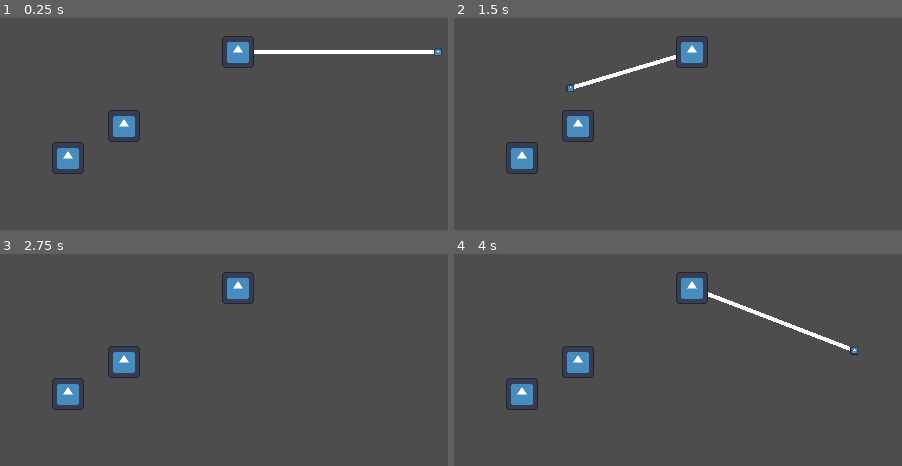
Above: before the commit, frames 1-4 (two rows, left to right).
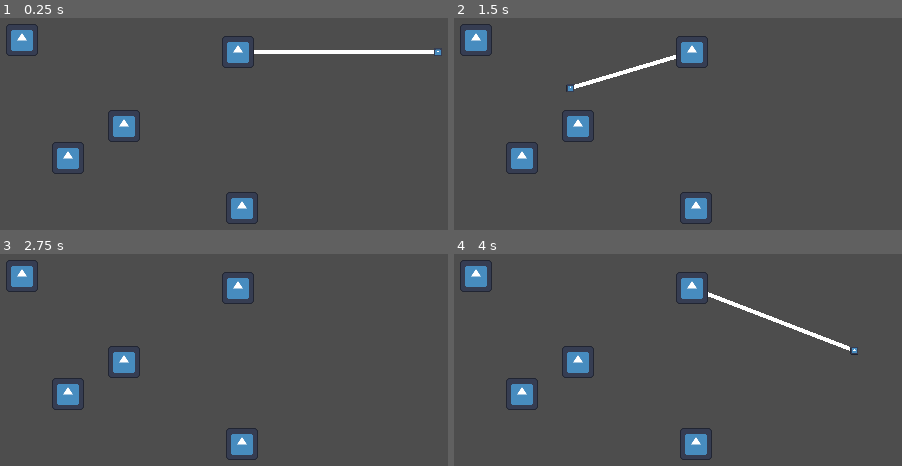
Above: after the commit, the same moments.

Repository: Deathofmatrix/BitterSails_GameJam
Game: Godot game, scene res://main.tscn
Two runs of this game, one before a commit and one after it. Both use one fixed random seed, a clock stepped at 60 frames per second and the inputs below. The engine's default icon, where the game draws it, is replaced by a stand-in: a white triangle on a blue panel in a dark square.
Inputs (mouse positions are in pixels of both pictures, inside the frame that each line leads up to):
- Up to frame 1 (0.25 s): no input
- Up to frame 2 (1.5 s): tap Enter at 0.5 s; move the mouse to (834, 54) at 0.52 s; hold R (rotate, bound only after the commit) 0.53-1.28 s; click (834, 54) at 0.67 s; tap Space at 1.25 s; move the mouse to (566, 90) at 1.27 s; tap R (rotate, bound only after the commit) at 1.35 s; click (566, 90) at 1.42 s
- Up to frame 3 (2.75 s): tap Enter at 2 s; move the mouse to (outside the picture) at 2.02 s; hold R (rotate, bound only after the commit) from 2.03 s (still down); click (outside the picture) at 2.17 s
- Up to frame 4 (4 s): tap Space at 2.75 s; move the mouse to (660, 379) at 2.77 s; release R (rotate, bound only after the commit) at 2.78 s; tap R (rotate, bound only after the commit) at 2.85 s; click (660, 379) at 2.92 s; tap Enter at 3.5 s; move the mouse to (884, 362) at 3.52 s; hold R (rotate, bound only after the commit) from 3.53 s (still down); click (884, 362) at 3.67 s

The runs differ from the first frame. In frame 1, 1.2% of the frame differs, in the area x 1-58%, y 2-98%; in frame 2, 1.2%; in frame 3, 1.2%; in frame 4, 1.2%.

Commit message:
Added roatation and placement mechanics

Diff:
--- a/main.tscn
+++ b/main.tscn
@@ -13,3 +13,9 @@
 
 [node name="Tile2" parent="." groups=["loose_tiles"] instance=ExtResource("2_8xhxs")]
 position = Vector2(103, 117)
+
+[node name="Tile3" parent="." groups=["loose_tiles"] instance=ExtResource("2_8xhxs")]
+position = Vector2(52, 74)
+
+[node name="Tile4" parent="." groups=["loose_tiles"] instance=ExtResource("2_8xhxs")]
+position = Vector2(162, 158)
--- a/player_state_machine/player.gd
+++ b/player_state_machine/player.gd
@@ -2,6 +2,8 @@
 extends Node2D
 
 var current_tile: StaticBody2D
+var placed_tile_positions: Array[Vector2]
+var empty_space_positions: Array[Vector2]
 
 @onready var connected_tiles = $connected_tiles
 @onready var animations = $animations
@@ -11,6 +13,11 @@
 func _ready() -> void:
 	# Initialize the state machine, passing a reference of the player to the states,
 	# that way they can move and react accordingly
+	placed_tile_positions.append($connected_tiles/Tile.position)
+	empty_space_positions.append(placed_tile_positions[0] - Vector2(0, 16))
+	empty_space_positions.append(placed_tile_positions[0] - Vector2(16, 0))
+	empty_space_positions.append(placed_tile_positions[0] + Vector2(0, 16))
+	empty_space_positions.append(placed_tile_positions[0] + Vector2(16, 0))
 	state_machine.init(self)
 
 func _unhandled_input(event: InputEvent) -> void:
--- a/player_state_machine/states/place_tile.gd
+++ b/player_state_machine/states/place_tile.gd
@@ -1,15 +1,27 @@
 extends State
 
 @export var idle_state: State
+
+func enter() -> void:
+	super()
+	parent.current_tile.reparent(parent.connected_tiles)
+
+
+func exit() -> void:
+	add_tile_to_array(parent.current_tile.position)
+
 
 func process_input(event: InputEvent) -> State:
 	if event is InputEventMouseButton:
 		if event.button_index == MOUSE_BUTTON_LEFT and event.pressed:
 			print("clicked")
-			parent.current_tile.reparent(parent.connected_tiles)
 			parent.current_tile.add_to_group("connected_tile")
 			parent.current_tile.remove_from_group("loose_tiles")
 			return idle_state
+
+	if event is InputEvent:
+		if event.is_action_pressed("rotate"):
+			parent.current_tile.rotation_degrees += 90
 
 	return null
 
@@ -21,6 +33,37 @@
 
 
 func process_physics(delta: float) -> State:
-	parent.current_tile.position = parent.get_global_mouse_position().snapped(Vector2(16,16))
+	var grid_pos = parent.connected_tiles.get_local_mouse_position().snapped(Vector2(16,16))
+	for pos in parent.empty_space_positions:
+		if grid_pos == pos:
+			parent.current_tile.position = pos
 
 	return null
+
+
+func add_tile_to_array(tile_pos: Vector2):
+	parent.placed_tile_positions.append(tile_pos)
+	remove_tile_from_empty_space_array(tile_pos)
+	check_tile_filled_and_add_to_array(tile_pos - Vector2(0, 16))
+	check_tile_filled_and_add_to_array(tile_pos - Vector2(16, 0))
+	check_tile_filled_and_add_to_array(tile_pos + Vector2(0, 16))
+	check_tile_filled_and_add_to_array(tile_pos + Vector2(16, 0))
+
+
+func remove_tile_from_empty_space_array(tile_pos: Vector2):
+	for i in parent.empty_space_positions.size():
+		print(i)
+		var pos = parent.empty_space_positions[i]
+		if pos == tile_pos:
+			parent.empty_space_positions.remove_at(i)
+			print(pos)
+			return
+
+
+func check_tile_filled_and_add_to_array(tile_pos: Vector2):
+	for pos in parent.placed_tile_positions:
+		if pos == tile_pos:
+			return false
+
+	parent.empty_space_positions.append(tile_pos)
+	return true
--- a/project.godot
+++ b/project.godot
@@ -28,6 +28,14 @@
 
 project/assembly_name="BitterSails_GameJam"
 
+[input]
+
+rotate={
+"deadzone": 0.5,
+"events": [Object(InputEventKey,"resource_local_to_scene":false,"resource_name":"","device":-1,"window_id":0,"alt_pressed":false,"shift_pressed":false,"ctrl_pressed":false,"meta_pressed":false,"pressed":false,"keycode":0,"physical_keycode":82,"key_label":0,"unicode":114,"echo":false,"script":null)
+]
+}
+
 [layer_names]
 
 2d_physics/layer_1="tile"
